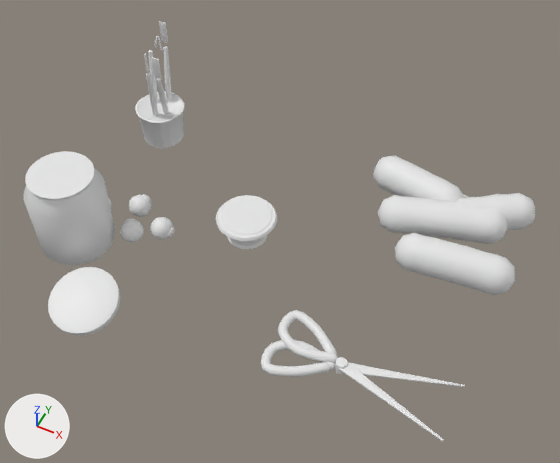
An edit to the glTF model wings/clay/models/bench.glb, drawn before and after from the same camera.
Before and after are seen from a 50 mm camera at (5.81, -10.62, 14.31) aimed at (0.55, -0.09, 1.15). The lights are fixed; the arrows at lower left show +X, +Y and +Z. The first picture is the older version. Objects named as collision shapes, trigger or cutter boxes, shadow casters or lower levels of detail are left out. Vertices at exactly the same position are counted once.

The first picture shows 'bench'.
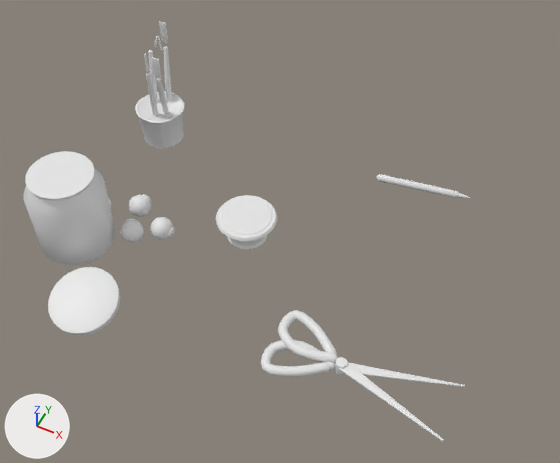
Where the change shows, as pixel boxes [x1, y1, x2, y2] in the pictures (560 x 463 px):
'bench', reshaped (13% narrower)
    before: [23, 21, 535, 442]
    after: [23, 21, 470, 442]
part 1 of me_bench, deleted
    before: [373, 156, 465, 202]
part 2 of me_bench, deleted
    before: [395, 233, 515, 295]
part 3 of me_bench, deleted
    before: [455, 193, 535, 230]
part 4 of me_bench, deleted
    before: [378, 195, 508, 244]

Edits to the bpy script that builds the scene:
```text
Change me_bench:
    used by ob_bench; location = (-0.6, 0.4, 0.52)
    remove me_bench.from_pydata(...)  # 7002 vertices, 13676 faces; spans x -4.52..6.3, y -4.34..3.72, z -0.72..2.48
    add me_bench.from_pydata(...)  # 6290 vertices, 12268 faces; spans x -4.52..6.1, y -4.34..3.59, z -0.72..2.48
    me_bench part 1: the loose piece of 178 vertices spanning x 2.06..4.53, y 2.39..3.62, z -0.55..0.37 is deleted
    me_bench part 2: the loose piece of 178 vertices spanning x 3.49..6.3, y 0.44..1.55, z -0.56..0.37 is deleted
    me_bench part 3: the loose piece of 178 vertices spanning x 4.19..6.2, y 2.07..3.72, z -0.56..0.38 is deleted
    me_bench part 4: the loose piece of 178 vertices spanning x 2.7..5.7, y 1.41..2.99, z -0.56..0.37 is deleted
    remove me_bench.materials.append(mat_leaf_lt)  # white #e7e7e7
```
